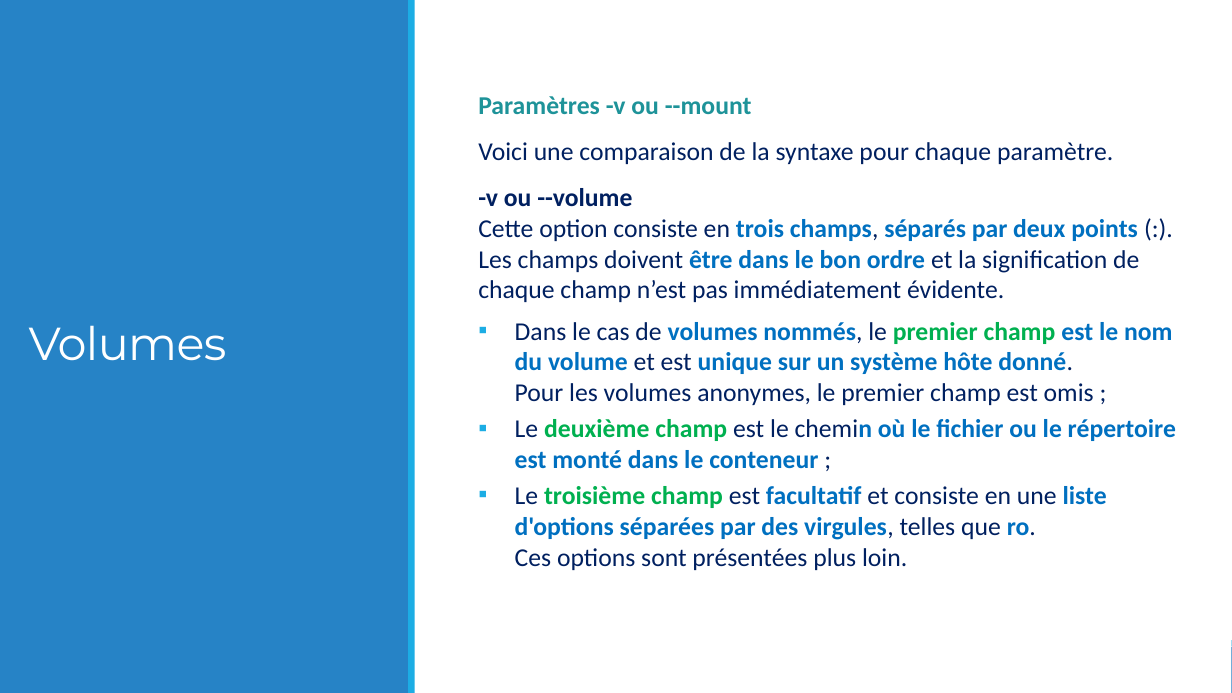
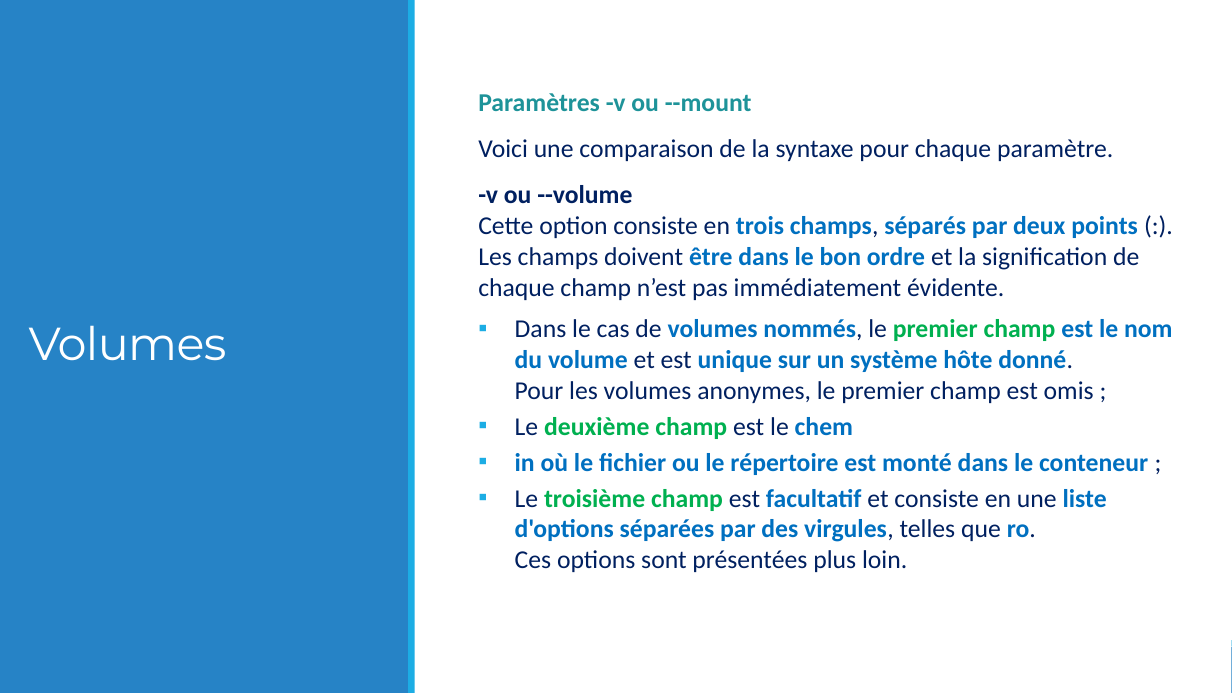
Before and after one commit to lcsavard/docker, a slide deck: slide 18 of Docker (Module 03).pptx. Drawn at 1232x693 pixels with LibreOffice and Linux fonts; fonts in the diff are those of the drawing. Boxes give left, top, right and bottom in pixels: in the first picture for what was removed or moved away, otherwise in the second. Text is boxed around its words. In the diff, an @@ line names an element or a change of style, - is before the commit and + after.

```diff
--- a/Docker (Module 03).pptx
+++ b/Docker (Module 03).pptx
@@ text at [515, 417, 1148, 475]: text changed @@
-▪ Le deuxième champ est le chemin où le fichier ou le répertoire est monté dans le conteneur ;
+▪ Le deuxième champ est le chem
+▪ in où le fichier ou le répertoire est monté dans le conteneur ;
```
Also in this commit, not shown: 5 other slides changed, 1 slide removed, 2 other files.
